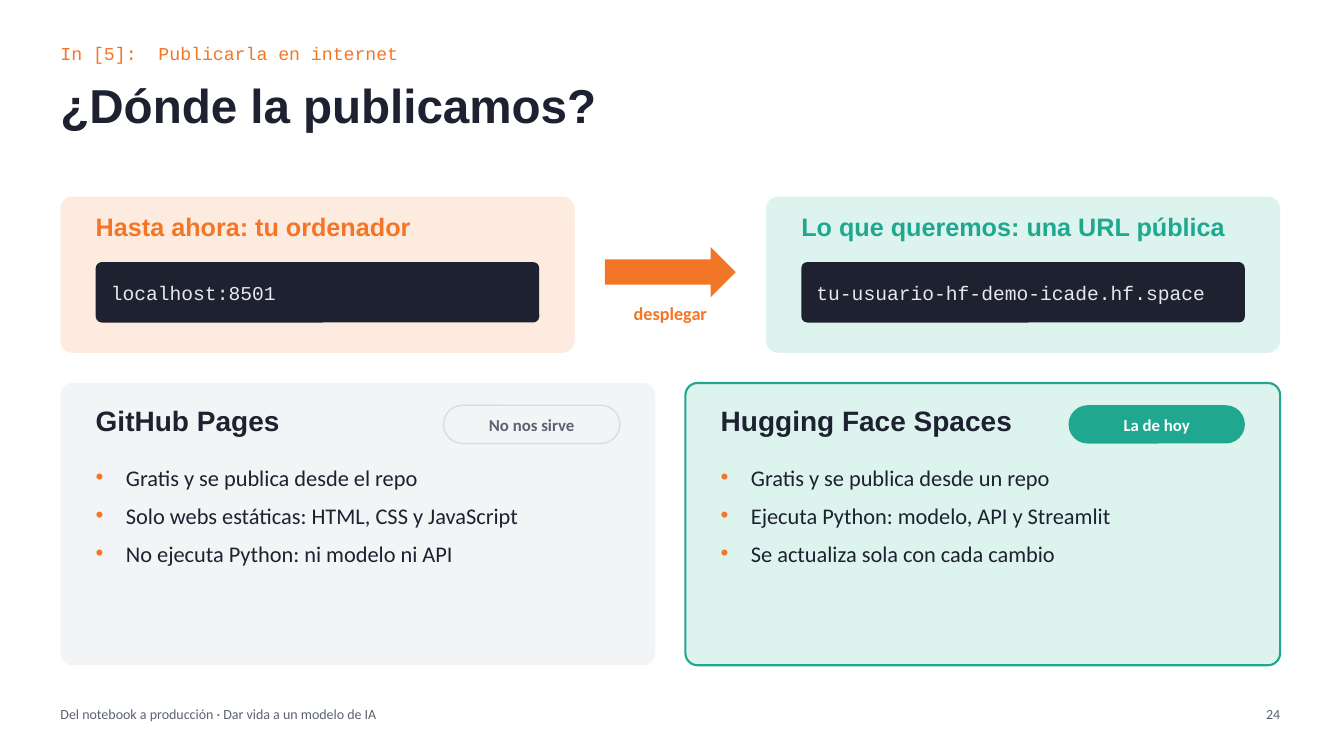
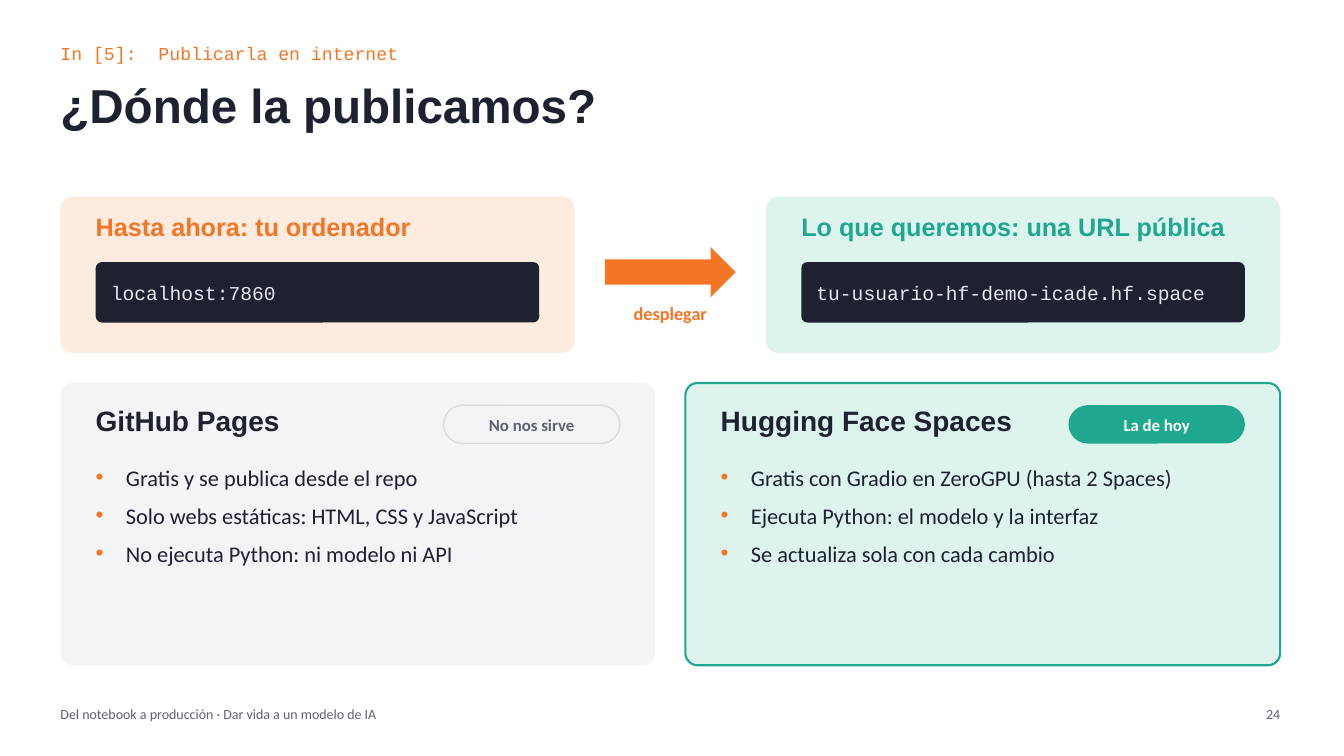
Before and after one commit to juaki0315/demo-icade, a slide deck: slide 24 of charla/Del_notebook_a_produccion.pptx. Drawn at 1344x756 pixels with LibreOffice and Linux fonts; fonts in the diff are those of the drawing. Boxes give left, top, right and bottom in pixels: in the first picture for what was removed or moved away, otherwise in the second. Text is boxed around its words. In the diff, an @@ line names an element or a change of style, - is before the commit and + after.

Commit message:
changed to gradio

```diff
--- a/charla/Del_notebook_a_produccion.pptx
+++ b/charla/Del_notebook_a_produccion.pptx
@@ text at [111, 286, 276, 300]: text changed @@
-localhost:8501
+localhost:7860
@@ text at [751, 470, 1172, 528]: text changed @@
-• Gratis y se publica desde un repo
-• Ejecuta Python: modelo, API y Streamlit
+• Gratis con Gradio en ZeroGPU (hasta 2 Spaces)
+• Ejecuta Python: el modelo y la interfaz
```
Also in this commit, not shown: 12 other slides changed, 1 slide added, 1 slide removed, 8 other files.
